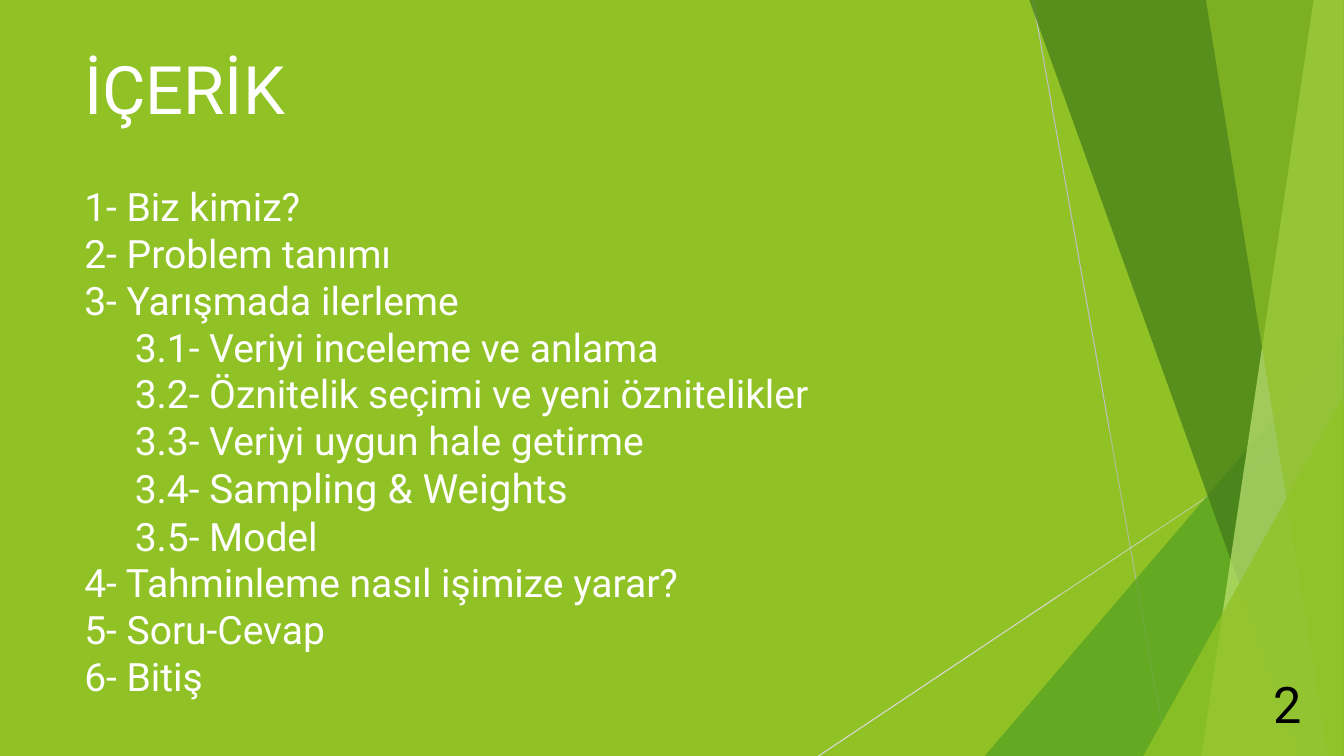
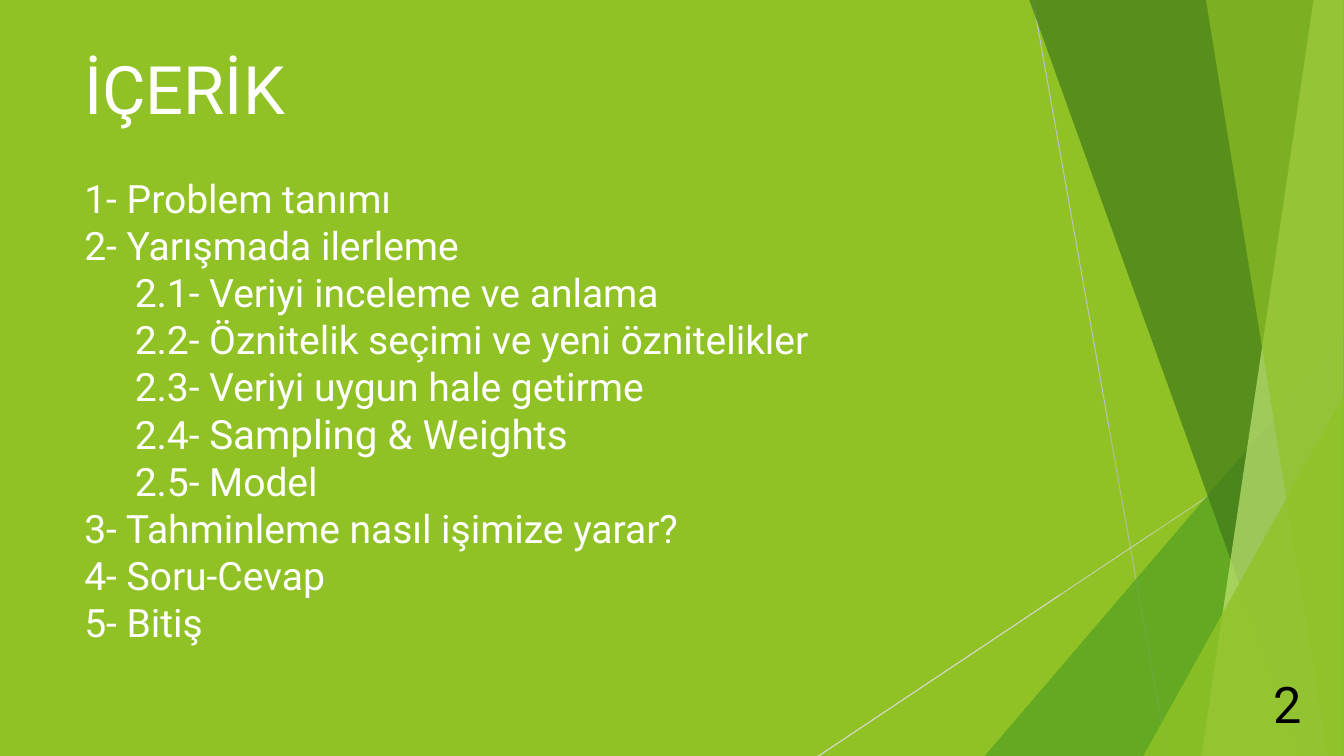
Before and after one commit to alpertml/METU_Stats_Club_Datathon_Solution, a slide deck: slide 2 of sunum.pptx. Drawn at 1344x756 pixels with LibreOffice and Linux fonts; fonts in the diff are those of the drawing. Boxes give left, top, right and bottom in pixels: in the first picture for what was removed or moved away, otherwise in the second. Text is boxed around its words. In the diff, an @@ line names an element or a change of style, - is before the commit and + after.

Commit message:
change

```diff
--- a/sunum.pptx
+++ b/sunum.pptx
@@ title at bbox=[84, 55, 809, 646]: text changed @@
-İÇERİK
-1- Biz kimiz?
-2- Problem tanımı
-3- Yarışmada ilerleme
-3.1- Veriyi inceleme ve anlama
-3.2- Öznitelik seçimi ve yeni öznitelikler
-3.3- Veriyi uygun hale getirme
-3.4- Sampling & Weights
-3.5- Model
-4- Tahminleme nasıl işimize yarar?
-5- Soru-Cevap
-6- Bitiş
+İÇERİK
+1- Problem tanımı
+2- Yarışmada ilerleme
+2.1- Veriyi inceleme ve anlama
+2.2- Öznitelik seçimi ve yeni öznitelikler
+2.3- Veriyi uygun hale getirme
+2.4- Sampling & Weights
+2.5- Model
+3- Tahminleme nasıl işimize yarar?
+4- Soru-Cevap
+5- Bitiş
```
Also in this commit, not shown: 1 slide removed.
